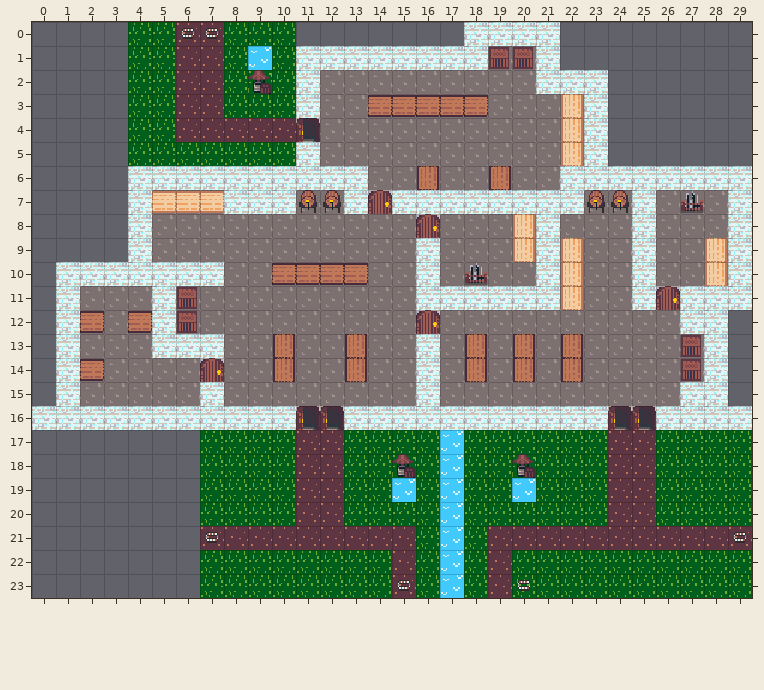
Tiled map -- scratch/untitled.tmx. Above: the version before the commit.
Cells are 16x16 px. Shown: x 0..29, y 0..23. Tiles whose own drawing changed are shown in their newer look in all pictures.
And afterwards:
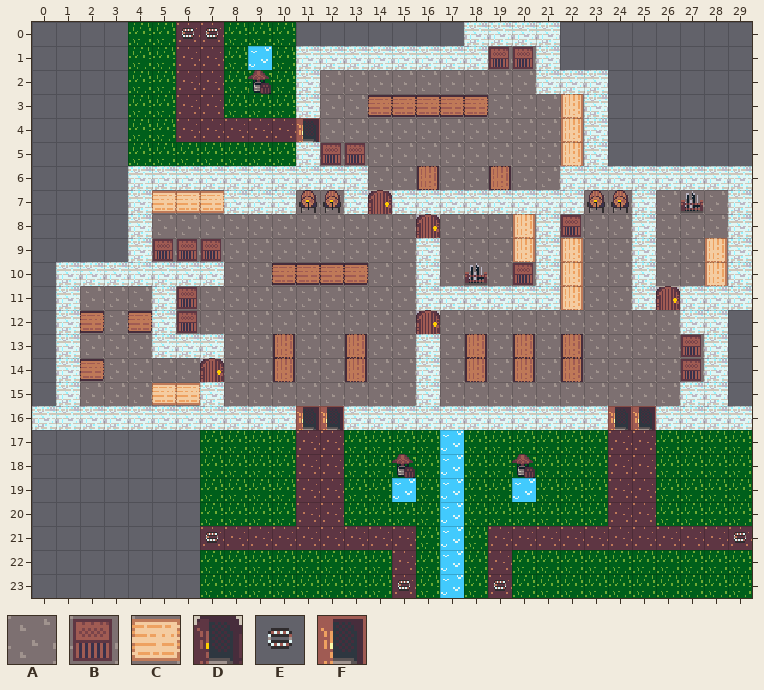
Key: from "Sprite-0001": A 11, B 16, C 20, D 26, E 32, F 38.
_ is an empty cell, . an unchanged one.
Objects are placed by their top-left corner, in cells (3,4 is the top-left corner of cell 3,4); size is 1x1 cell unless given.
What changed:
--- layer "Tile Layer 1"
@@ x 11..13 @@
- 4 D..
- 5 .AA
+ 4 F..
+ 5 .BB
@@ x 5..22 @@
- 8 .................A
- 9 AAA...............
-10 ...............A..
+ 8 .................B
+ 9 BBB...............
+10 ...............B..
@@ x 5..25 @@
-15 AA...................
-16 ......DD...........DD
+15 CC...................
+16 ......FF...........FF
--- layer "Object Layer 1"
-E at 20,23
+E at 19,23
Where, in picture pixels (left, top, right, bottom), the same in both pictures:
changed: (296, 118, 365, 165)
changed: (561, 215, 581, 237)
changed: (153, 239, 221, 261)
changed: (513, 263, 533, 285)
changed: (152, 383, 200, 405)
changed: (296, 406, 344, 430)
changed: (608, 406, 656, 430)
changed: (494, 580, 530, 591)
